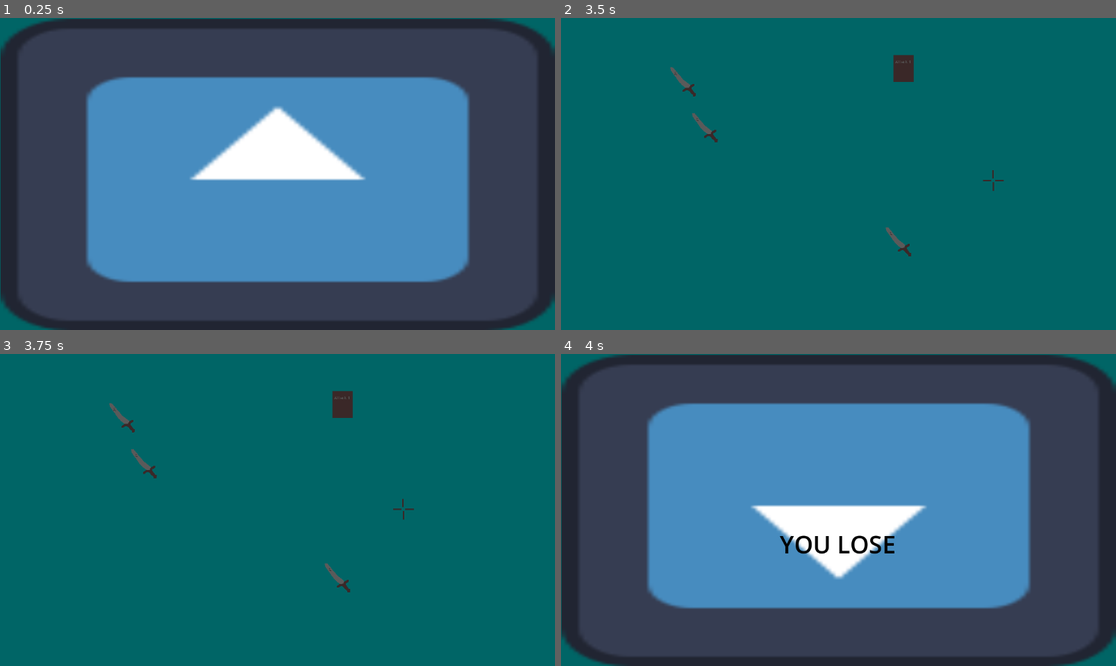
Above: before the commit, frames 1-4 (two rows, left to right).
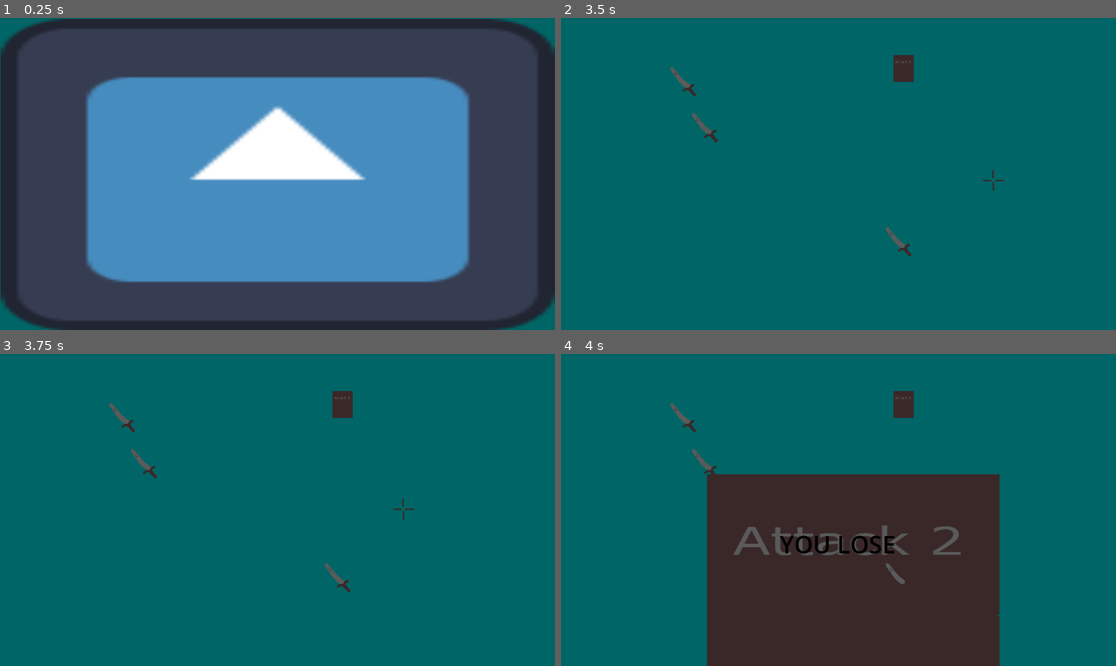
Above: after the commit, the same moments.

Repository: JamsterMan/Game-Jam-PS-16
Game: Godot game, scene res://Scenes/GameScene.tscn
Two runs of this game, one before a commit and one after it. Both use one fixed random seed, a clock stepped at 60 frames per second and the inputs below. The engine's default icon, where the game draws it, is replaced by a stand-in: a white triangle on a blue panel in a dark square.
Inputs:
- Up to frame 1 (0.25 s): no input
- Up to frame 2 (3.5 s): tap Enter at 0.5, 2.75 s; hold Right (move_right) 0.53-1.28 s; hold Down (move_down) 1.28-2.03 s; tap Space at 2 s; hold Right (move_right) 2.03-2.78 s; hold Up (move_up) from 2.78 s (still down)
- Up to frame 3 (3.75 s): tap Space at 3.5 s; release Up (move_up) at 3.53 s; hold Left (move_left) from 3.53 s (still down)
- Up to frame 4 (4 s): keep holding Left (move_left)

Frames 1-3 are identical in both runs. In frame 4, 98% of the frame differs, in the area x 0-100%, y 0-100%.

Commit message:
added minigame win continues to next minigame
- beating a minigame starts the next one  , but needs a timer to delay start of next game
-cleaned up minigame controller

Diff:
--- a/gamejam-ps16/Scenes/GameScene.tscn
+++ b/gamejam-ps16/Scenes/GameScene.tscn
@@ -1,11 +1,13 @@
-[gd_scene load_steps=5 format=3 uid="uid://cfu28pq6wuky7"]
+[gd_scene load_steps=7 format=3 uid="uid://cfu28pq6wuky7"]
 
 [ext_resource type="Script" path="res://Scripts/mini_game_controller.gd" id="1_pg6cp"]
 [ext_resource type="Texture2D" uid="uid://dhhx8mjg6g4y7" path="res://icon.svg" id="1_yf4bn"]
+[ext_resource type="Texture2D" uid="uid://drcf2ml14nas3" path="res://Sprites/Card1.png" id="4_2vm8c"]
 [ext_resource type="PackedScene" uid="uid://b553lrn1iqdav" path="res://Scenes/mini_game_aim_game.tscn" id="4_bhv5a"]
 [ext_resource type="Script" path="res://Scripts/MiniGame_Timer.gd" id="5_f6n46"]
+[ext_resource type="Texture2D" uid="uid://ck70nmlw3c3ur" path="res://Sprites/Card2.png" id="5_sbe85"]
 
-[node name="Node2D" type="Node2D"]
+[node name="Game" type="Node2D"]
 
 [node name="MinigameBackground" type="ColorRect" parent="."]
 offset_left = -601.0
@@ -16,8 +18,11 @@
 
 [node name="Camera2D" type="Camera2D" parent="."]
 
-[node name="MiniGameController" type="Node2D" parent="."]
+[node name="MiniGameController" type="Node2D" parent="." node_paths=PackedStringArray("minigame_info_timer", "minigame_win", "minigame_lose")]
 script = ExtResource("1_pg6cp")
+minigame_info_timer = NodePath("MinigameInfoTimer")
+minigame_win = NodePath("MiniGameWin")
+minigame_lose = NodePath("MiniGameLose")
 
 [node name="MinigameInfoTimer" type="Timer" parent="MiniGameController"]
 one_shot = true
@@ -31,16 +36,13 @@
 offset_bottom = 325.0
 texture = ExtResource("1_yf4bn")
 
-[node name="MiniGameAimGame" parent="MiniGameController" instance=ExtResource("4_bhv5a")]
-visible = false
-
 [node name="MiniGameWin" type="TextureRect" parent="MiniGameController"]
 visible = false
 offset_left = -575.0
 offset_top = -322.0
 offset_right = 576.0
 offset_bottom = 325.0
-texture = ExtResource("1_yf4bn")
+texture = ExtResource("4_2vm8c")
 
 [node name="Label" type="Label" parent="MiniGameController/MiniGameWin"]
 layout_mode = 0
@@ -61,8 +63,7 @@
 offset_top = -322.0
 offset_right = 576.0
 offset_bottom = 325.0
-texture = ExtResource("1_yf4bn")
-flip_v = true
+texture = ExtResource("5_sbe85")
 
 [node name="Label" type="Label" parent="MiniGameController/MiniGameLose"]
 layout_mode = 0
@@ -76,3 +77,6 @@
 "
 horizontal_alignment = 1
 vertical_alignment = 1
+
+[node name="MiniGameAimGame" parent="MiniGameController" instance=ExtResource("4_bhv5a")]
+visible = false
--- /dev/null
+++ b/gamejam-ps16/Scenes/mini_game_test.tscn
@@ -0,0 +1,73 @@
+[gd_scene load_steps=9 format=3 uid="uid://d4mkqys4n7ir5"]
+
+[ext_resource type="Script" path="res://Scripts/mini_game_aim_game.gd" id="1_csgog"]
+[ext_resource type="Texture2D" uid="uid://drcf2ml14nas3" path="res://Sprites/Card1.png" id="2_dffoa"]
+[ext_resource type="Texture2D" uid="uid://cef2hiojxmf1k" path="res://Sprites/Enemy.png" id="3_e03ps"]
+[ext_resource type="Script" path="res://Scripts/crosshair.gd" id="4_5f5tg"]
+[ext_resource type="Texture2D" uid="uid://do26r2t7hfm2q" path="res://Sprites/crosshair.png" id="5_bmxsc"]
+[ext_resource type="Script" path="res://Scripts/MiniGame_Timer.gd" id="6_kiksm"]
+
+[sub_resource type="RectangleShape2D" id="RectangleShape2D_nnlce"]
+size = Vector2(44, 57)
+
+[sub_resource type="CircleShape2D" id="CircleShape2D_bp46v"]
+radius = 27.5
+
+[node name="MiniGameAimGame" type="Node2D"]
+process_mode = 4
+position = Vector2(-614, -349)
+script = ExtResource("1_csgog")
+person_count = 1
+
+[node name="Target" type="Node2D" parent="."]
+position = Vector2(458, 342)
+
+[node name="TargetArea" type="Area2D" parent="Target"]
+
+[node name="TargetCollision" type="CollisionShape2D" parent="Target/TargetArea"]
+position = Vector2(2, 0.5)
+shape = SubResource("RectangleShape2D_nnlce")
+
+[node name="TargetSprite" type="Sprite2D" parent="Target"]
+position = Vector2(0, -12)
+scale = Vector2(0.1, 0.1)
+texture = ExtResource("2_dffoa")
+
+[node name="Enemy" type="Sprite2D" parent="."]
+position = Vector2(724, 342)
+scale = Vector2(0.1, 0.1)
+texture = ExtResource("3_e03ps")
+
+[node name="Enemy2" type="Sprite2D" parent="."]
+position = Vector2(508, 345)
+scale = Vector2(0.1, 0.1)
+texture = ExtResource("3_e03ps")
+
+[node name="Enemy3" type="Sprite2D" parent="."]
+position = Vector2(614, 445)
+scale = Vector2(0.1, 0.1)
+texture = ExtResource("3_e03ps")
+
+[node name="Enemy4" type="Sprite2D" parent="."]
+position = Vector2(613, 252)
+scale = Vector2(0.1, 0.1)
+texture = ExtResource("3_e03ps")
+
+[node name="Crosshair" type="Area2D" parent="."]
+position = Vector2(615, 347)
+scale = Vector2(0.2, 0.2)
+script = ExtResource("4_5f5tg")
+aim_speed = 300
+
+[node name="CrosshairSprite" type="Sprite2D" parent="Crosshair"]
+texture = ExtResource("5_bmxsc")
+
+[node name="CrosshairCollision" type="CollisionShape2D" parent="Crosshair"]
+position = Vector2(-2.5, -9.53674e-07)
+shape = SubResource("CircleShape2D_bp46v")
+
+[node name="MinigameTimer" type="Timer" parent="."]
+wait_time = 3.0
+one_shot = true
+autostart = true
+script = ExtResource("6_kiksm")
--- a/gamejam-ps16/Scripts/MiniGame_Timer.gd
+++ b/gamejam-ps16/Scripts/MiniGame_Timer.gd
@@ -6,3 +6,6 @@
 
 func _hide_info() -> void:
 	get_child(0).set_visible(false)
+
+func _show_info() -> void:
+	get_child(0).set_visible(true)
--- a/gamejam-ps16/Scripts/mini_game_aim_game.gd
+++ b/gamejam-ps16/Scripts/mini_game_aim_game.gd
@@ -1,6 +1,6 @@
 extends Node2D
 
-var person_count : int = 4
+@export var person_count : int = 4
 
 func _minigame_timer_timeout():
 	print("Mini game end")
@@ -13,6 +13,8 @@
 
 # Called when the node enters the scene tree for the first time.
 func _ready() -> void:
+	#set minigame info here
+
 	var rng = RandomNumberGenerator.new()
 	rng.randomize()
 	for n in person_count:
--- a/gamejam-ps16/Scripts/mini_game_controller.gd
+++ b/gamejam-ps16/Scripts/mini_game_controller.gd
@@ -1,21 +1,43 @@
 extends Node2D
+
+@export var minigames : Array[String] = []
+@export var minigame_info_timer: Timer
+@export var minigame_win: TextureRect
+@export var minigame_lose: TextureRect
+var minigame
 
 func _minigame_timer_timeout():
 	print("Mini game start")
 	#hide info screen
-	get_child(0)._hide_info()
+	minigame_info_timer._hide_info()
 	#show and activate minigame
-	get_child(1).set_visible(true)
-	get_child(1).set_process_mode(PROCESS_MODE_INHERIT)
+	minigame.set_visible(true)
+	minigame.set_process_mode(PROCESS_MODE_INHERIT)
 
 # Called when the node enters the scene tree for the first time.
 func _ready() -> void:
 	#set everything to chosen mini game?
+	minigame = get_child(3)
 	pass # Replace with function body.
 
+func _minigame_win():
+	#minigame_win.set_visible(true)
+	#go to next minigame after timer
+	_reset_minigame()
 
-func _minigame_win():
-	get_child(2).set_visible(true)
+func _reset_minigame():
+	#set up minigame info screen
+	minigame_info_timer._show_info()
+	minigame_info_timer.start(1)
+	#set up minigame
+	minigame.queue_free()
+	#choose game at semi random - try not to repeat games
+	var next_minigame = load("res://Scenes/mini_game_aim_game.tscn")
+	minigame = next_minigame.instantiate()
+	add_child(minigame)
 
 func _minigame_lose():
-	get_child(3).set_visible(true)
+	minigame_lose.set_visible(true)
+	#game over
+
+#func _set_minigame_info(string?):
